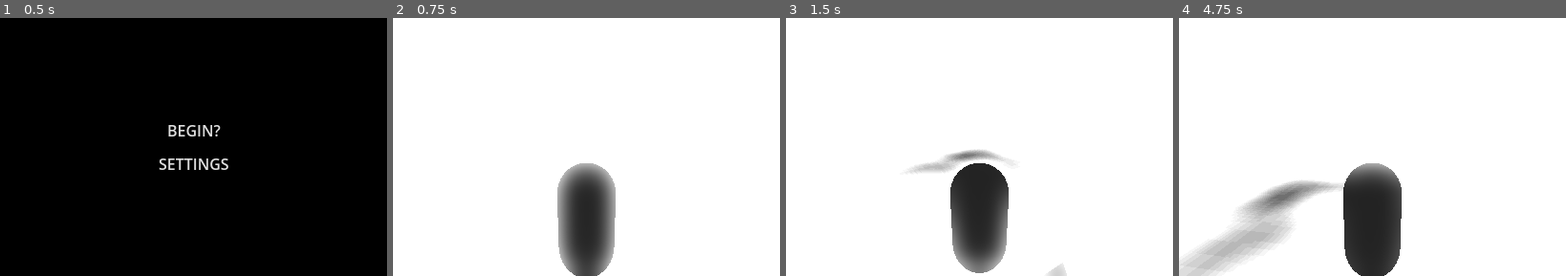
Above: before the commit, frames 1-4 (left to right).
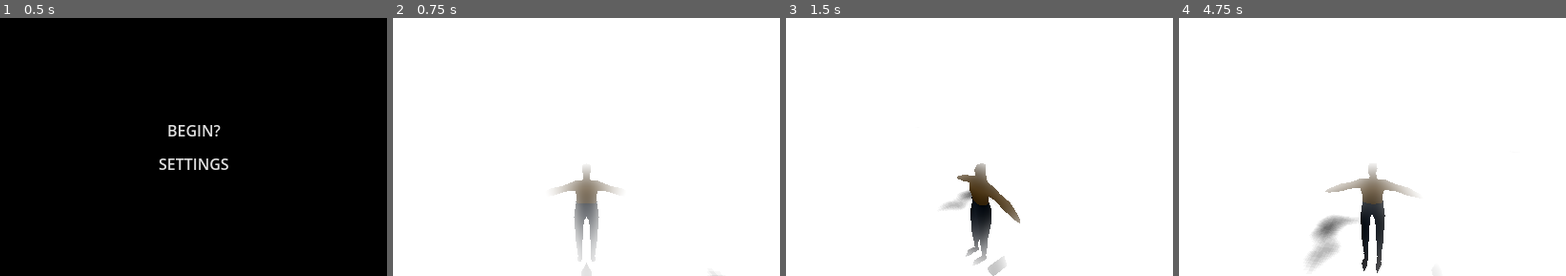
Above: after the commit, the same moments.

Repository: sanadjardaneh11-dotcom/TSR_game
Game: Godot game, scene res://Scenes/UI/Starting screen.tscn
The game is run twice, just before and just after one commit, with the same random seed, the same clock (stepped at 60 frames per second) and the same inputs.
Inputs (mouse positions are in pixels of both pictures, inside the frame that each line leads up to):
- Up to frame 1 (0.5 s): no input
- Up to frame 2 (0.75 s): click "BEGIN?" at 0.5 s
- Up to frame 3 (1.5 s): tap Enter at 1.25 s; move the mouse to (998, 147) at 1.27 s; hold Up (ui_up) from 1.28 s (still down)
- Up to frame 4 (4.75 s): keep holding Up (ui_up); move the mouse to (1353, 147) at 2.02 s; move the mouse to (1380, 141) at 2.77 s; move the mouse to (1368, 152) at 3.52 s; move the mouse to (1399, 149) at 4.27 s

Frame 1 is identical in both runs. In frame 2, 5.8% of the frame differs, in the area x 41-84%, y 56-100%; in frame 3, 6.4%; in frame 4, 11%, in the area x 0-62%, y 56-100%.

Commit message:
player mesh and animation<-not implimented

Diff:
--- a/Scenes/Characters/player/player_character.tscn
+++ b/Scenes/Characters/player/player_character.tscn
@@ -1,37 +1,32 @@
 [gd_scene format=3 uid="uid://duwxj653872ib"]
 
+[ext_resource type="PackedScene" uid="uid://b60g5k7h3ksfn" path="res://Assets/chargame/chargame.glb" id="1_sd786"]
 [ext_resource type="Script" uid="uid://otrww6u4smr7" path="res://Scripts/player_character.gd" id="1_whmwu"]
 
-[sub_resource type="CapsuleShape3D" id="CapsuleShape3D_cmdk4"]
+[sub_resource type="CapsuleShape3D" id="CapsuleShape3D_lwtqh"]
+height = 5.4658203
 
-[sub_resource type="CapsuleMesh" id="CapsuleMesh_o0f8b"]
+[sub_resource type="SphereShape3D" id="SphereShape3D_6gnr4"]
 
-[sub_resource type="SphereShape3D" id="SphereShape3D_whmwu"]
-
-[sub_resource type="Environment" id="Environment_whmwu"]
+[sub_resource type="Environment" id="Environment_470aa"]
 glow_enabled = true
 glow_normalized = true
 fog_depth_curve = 3.8637474
 volumetric_fog_enabled = true
 volumetric_fog_length = 32.0
 
-[node name="CharacterBody3D" type="CharacterBody3D" unique_id=1228507136]
-floor_max_angle = 1.7453293
+[node name="chargame" unique_id=792586188 instance=ExtResource("1_sd786")]
 script = ExtResource("1_whmwu")
 
-[node name="CollisionShape3D" type="CollisionShape3D" parent="." unique_id=1275210531]
-transform = Transform3D(1, 0, 0, 0, 1, 0, 0, 0, 1, 0, 1, 0)
-shape = SubResource("CapsuleShape3D_cmdk4")
+[node name="CollisionShape3D" type="CollisionShape3D" parent="." index="2" unique_id=331989001]
+transform = Transform3D(1, 0, 0, 0, 1, 0, 0, 0, 1, 0, 2.7329102, 0)
+shape = SubResource("CapsuleShape3D_lwtqh")
 
-[node name="MeshInstance3D" type="MeshInstance3D" parent="." unique_id=347354818]
-transform = Transform3D(1, 0, 0, 0, 1, 0, 0, 0, 1, 0, 1, 0)
-mesh = SubResource("CapsuleMesh_o0f8b")
+[node name="SpringArm3D" type="SpringArm3D" parent="." index="3" unique_id=140305961]
+transform = Transform3D(1, 0, 0, 0, 0.90630776, 0.42261827, 0, -0.42261827, 0.90630776, 0, 4.0852785, 0)
+shape = SubResource("SphereShape3D_6gnr4")
+spring_length = 9.0
 
-[node name="SpringArm3D" type="SpringArm3D" parent="." unique_id=438202122]
-transform = Transform3D(1, 0, 0, 0, 0.90630776, 0.42261827, 0, -0.42261827, 0.90630776, 0, 1.5, 0)
-shape = SubResource("SphereShape3D_whmwu")
-spring_length = 3.0
-
-[node name="Camera3D" type="Camera3D" parent="SpringArm3D" unique_id=709191205]
-transform = Transform3D(1, 0, 0, 0, 0.965926, -0.2588191, 0, 0.2588191, 0.965926, 0, -1.1920929e-07, 3.0000005)
-environment = SubResource("Environment_whmwu")
+[node name="Camera3D" type="Camera3D" parent="SpringArm3D" index="0" unique_id=1557871599]
+transform = Transform3D(1, 0, 0, 0, 0.965926, -0.2588191, 0, 0.2588191, 0.965926, 0, -0.52016234, 4.459919)
+environment = SubResource("Environment_470aa")
Binary file added: Assets/chargame/chargame.glb
Not shown, added: Assets/chargame/chargame.glb.import
Binary file added: Assets/chargame/chargame_0.png
Not shown, added: Assets/chargame/chargame_0.png.import
